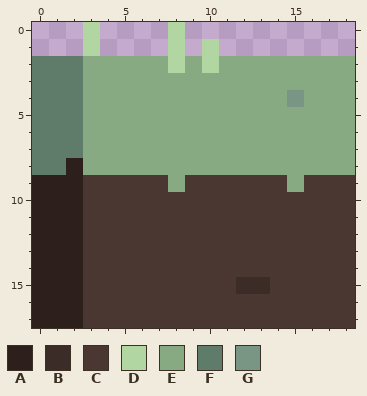
One commit to this pixel-art sprite: 2d collider test/Assets/SpriteTextures/Blocks/grassTile3.png. The first picture shows the starting point.
The file is 19x18 pixels.
Palette (. is transparent): A #2d1f1c  B #3c2c28  C #4a3732  D #b1d6a1  E #87aa82  F #5e7c69  G #799685
New version:
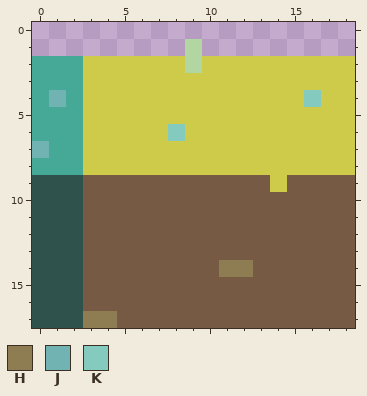
Colours new in this view: H #8e7d53  J #71b3b3  K #85cabf
The exact change:
Colour A changes from #2d1f1c to #30524c.
Colour C changes from #4a3732 to #765a44.
Colour E changes from #87aa82 to #cdcb49.
Colour F changes from #5e7c69 to #46a998.
Colour B gives way to colour C in row 15 at x 12 to 13.
Colour E gives way to colour C in row 9 at x 8 and 15.
The edit adds colour D in row 1 at x 9.
Colour E gives way to colour D in row 2 at x 9.
Colour C gives way to colour E in row 9 at x 14.
Colour D gives way to colour E in row 2 at x 8 and 10.
Colour G gives way to colour E in row 4 at x 15.
Colour A gives way to colour F in row 8 at x 2.
Colour C gives way to colour H in row 14 at x 11 to 12; in row 17 at x 3 to 4.
Colour F gives way to colour J in row 4 at x 1; in row 7 at x 0.
Colour E gives way to colour K in row 4 at x 16; in row 6 at x 8.
Colour D is removed in row 0 at x 3 and 8; in row 1 at x 3, 8 and 10.
Where, in picture pixels (left, top, right, bottom), the same in both pictures:
changed: (32, 22, 355, 328)
